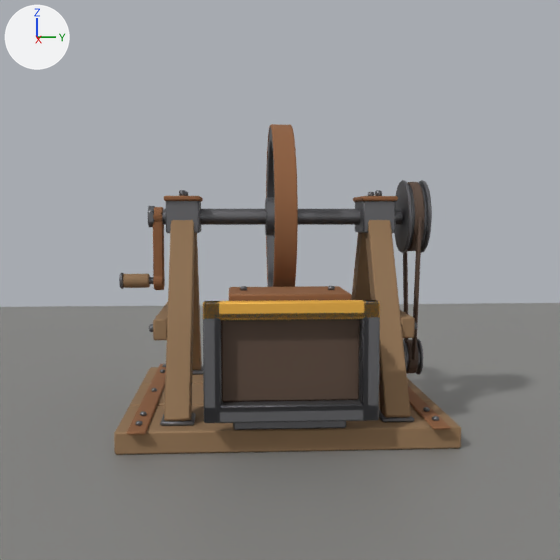
Renders of the Blender file Art/feCrank/feCrank.blend from each side of a commit.
One viewpoint serves both versions: the file's camera 'fePreviewCam'. Arrows for +X, +Y and +Z are at upper left; the lights stay in place. The older version comes first.

Objects in the first picture: 'feCrank_Base', 'feCrank_Rotor', 'fePreviewFloor' and 1 more.
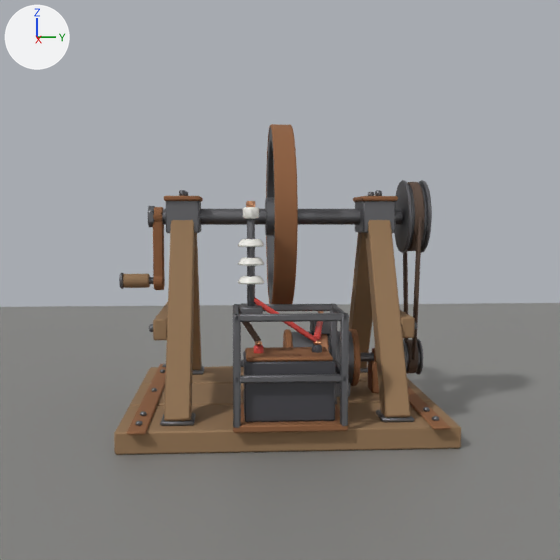
Pixel boxes [x1, y1, x2, y2] of what changed, in the pictures (560 x 560 px; the box of a moved part takes in the faces that stretch with it):
part 1 of me_fecrank_base, added: after [330, 304, 337, 405]
part 2 of me_fecrank_base, added: after [234, 304, 239, 321]
part 3 of me_fecrank_base, added: after [312, 345, 322, 353]
part 4 of me_fecrank_base, moved or reshaped (not visible before): after [314, 321, 323, 340]
part 5 of me_fecrank_base, added: after [239, 308, 261, 342]
part 6 of me_fecrank_base, added: after [240, 303, 263, 314]
part 7 of me_fecrank_base, added: after [247, 219, 255, 306]
part 8 of me_fecrank_base, added: after [238, 275, 264, 284]
part 9 of me_fecrank_base, added: after [238, 257, 264, 266]
part 10 of me_fecrank_base, added: after [238, 239, 264, 247]
part 11 of me_fecrank_base, added: after [243, 207, 259, 219]
part 12 of me_fecrank_base, added: after [246, 201, 255, 207]
part 13 of me_fecrank_base, deleted: before [359, 313, 369, 410]
part 14 of me_fecrank_base, moved or reshaped: before [203, 286, 380, 429]; after [233, 298, 349, 432]
part 15 of me_fecrank_base, recoloured: before [233, 303, 379, 430]; after [234, 359, 347, 433]
part 16 of me_fecrank_base, recoloured: before [203, 304, 220, 423]; after [254, 347, 264, 353]

The change, as a list of edits to the scene's bpy script:
```text
Add mat_fecrank_red:
    mat_fecrank_red = principled_material('feCrank_Red')
    mat_fecrank_red.base_color = (0.65, 0.06, 0.05)  # red #d3453f
Change me_fecrank_base:
    remove me_fecrank_base.from_pydata(...)  # 960 vertices, 732 faces; spans x -0.47..0.5, y -0.46..0.46, z 0.0..0.73
    add me_fecrank_base.from_pydata(...)  # 1164 vertices, 858 faces; spans x -0.47..0.47, y -0.46..0.46, z 0.0..0.73
    me_fecrank_base part 1: a new loose piece, a box spanning x 0.23..0.25, y 0.13..0.15, z 0.07..0.37, in mat_fecrank_iron (grey #6f6f73)
    me_fecrank_base part 2: a new loose piece, a box spanning x 0.23..0.47, y -0.147..-0.133, z 0.35..0.37, in mat_fecrank_iron (grey #6f6f73)
    me_fecrank_base part 3: a new loose piece, an 8-sided cylinder along z spanning x 0.335..0.365, y 0.065..0.095, z 0.24..0.27, in mat_fecrank_battery (dark grey #3f3f45)
    me_fecrank_base part 4: the loose piece of 8 vertices spanning x 0.442..0.458, y -0.17..0.17, z 0.347..0.363 is multiplied about its middle by the matrix ((0.147, -1.029, 0.029), (1.03, 0.147, -0.004), (0.0, 0.029, 1.04)), then moved by (-0.275, 0.105, -0.06), in mat_fecrank_red (red #d3453f)
    me_fecrank_base part 5: the loose piece of 8 vertices spanning x 0.02..0.39, y -0.335..-0.265, z 0.043..0.617 is copied, and the copy is multiplied about its middle by the matrix ((0.186, -0.114, -0.097), (0.101, 0.21, -0.053), (0.111, 0.0, 0.212)), then moved by (0.09, 0.19, -0.01), in mat_fecrank_leather (brown #594538); it spans x 0.232..0.358, y -0.149..-0.071, z 0.273..0.367
    me_fecrank_base part 6: a new loose piece, a box spanning x 0.3..0.4, y -0.13..-0.07, z 0.36..0.38, in mat_fecrank_iron (grey #6f6f73)
    me_fecrank_base part 7: a new loose piece, an 8-sided cylinder along z spanning x 0.338..0.362, y -0.112..-0.088, z 0.37..0.64, in mat_fecrank_iron (grey #6f6f73)
    me_fecrank_base part 8: a new loose piece, a 14-sided cut cone along z (radius 0.038 at the low end, 0.026 at the high end) spanning x 0.313..0.387, y -0.138..-0.062, z 0.44..0.46, in mat_fecrank_porcelain (white #f1f0ea)
    me_fecrank_base part 9: a new loose piece, a 14-sided cut cone along z (radius 0.038 at the low end, 0.026 at the high end) spanning x 0.313..0.387, y -0.138..-0.062, z 0.49..0.51, in mat_fecrank_porcelain (white #f1f0ea)
    me_fecrank_base part 10: a new loose piece, a 14-sided cut cone along z (radius 0.038 at the low end, 0.026 at the high end) spanning x 0.313..0.387, y -0.138..-0.062, z 0.54..0.56, in mat_fecrank_porcelain (white #f1f0ea)
    me_fecrank_base part 11: a new loose piece, a 12-sided cylinder along z spanning x 0.328..0.372, y -0.122..-0.078, z 0.615..0.645, in mat_fecrank_porcelain (white #f1f0ea)
    me_fecrank_base part 12: a new loose piece, an 8-sided cylinder along z spanning x 0.336..0.364, y -0.114..-0.086, z 0.642..0.662, in mat_fecrank_copper (beige #dda27c)
    me_fecrank_base part 13: the loose piece of 8 vertices spanning x 0.44..0.5, y 0.18..0.2, z 0.12..0.38 is deleted
    me_fecrank_base part 14: 65 vertices moved from x 0.23..0.5, y -0.225..0.225, z 0.06..0.431 to x 0.23..0.47, y -0.15..0.15, z 0.06..0.37; 71 vertices removed from x -0.001..0.5, y -0.2..0.225, z 0.095..0.431; 71 vertices added at x 0.23..0.47, y -0.15..0.15, z 0.07..0.406
    me_fecrank_base part 15: 2 faces spanning x 0.23..0.47, y -0.15..0.15, z 0.06..0.25 switch from mat_fecrank_iron (grey #6f6f73) to mat_fecrank_rust (brown #996945)
    me_fecrank_base part 16: 4 faces spanning x 0.335..0.365, y -0.091..-0.065, z 0.24..0.27 switch from mat_fecrank_iron (grey #6f6f73) to mat_fecrank_red (red #d3453f)
    other edits to the shape of me_fecrank_base do not show in these pictures
    remove me_fecrank_base.materials.append(mat_fecrank_portout)  # orange #edb345
    add me_fecrank_base.materials.append(mat_fecrank_battery)  # dark grey #3f3f45
    add me_fecrank_base.materials.append(mat_fecrank_porcelain)  # white #f1f0ea
```
